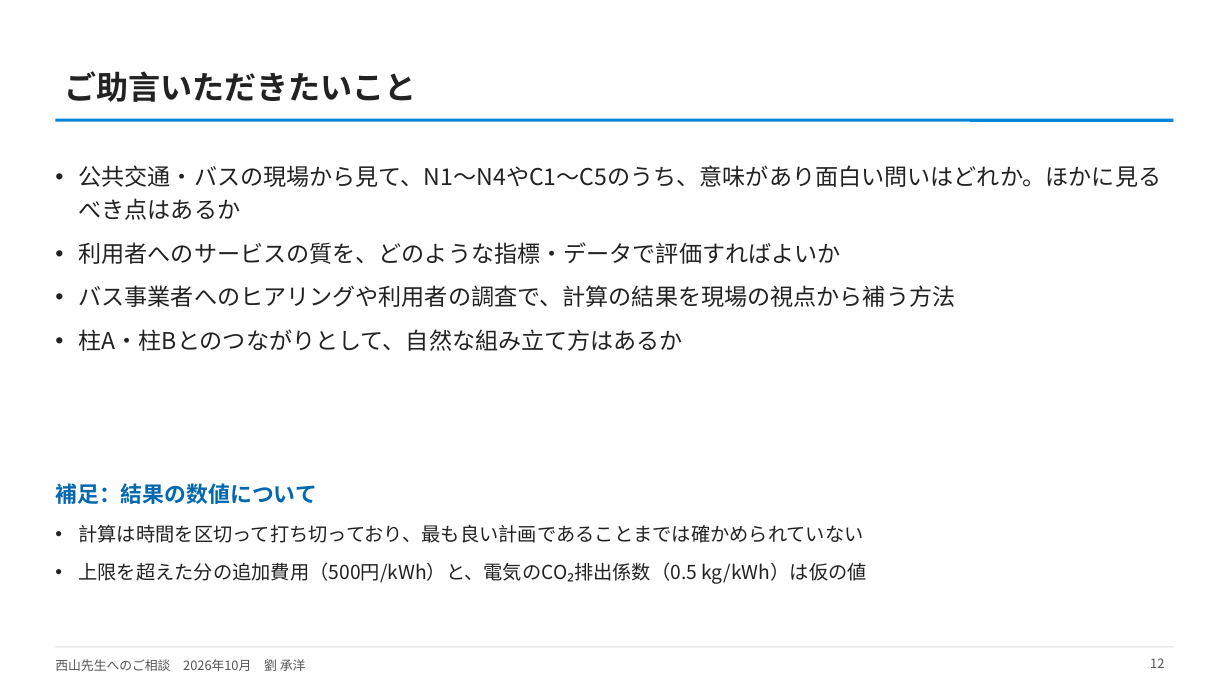
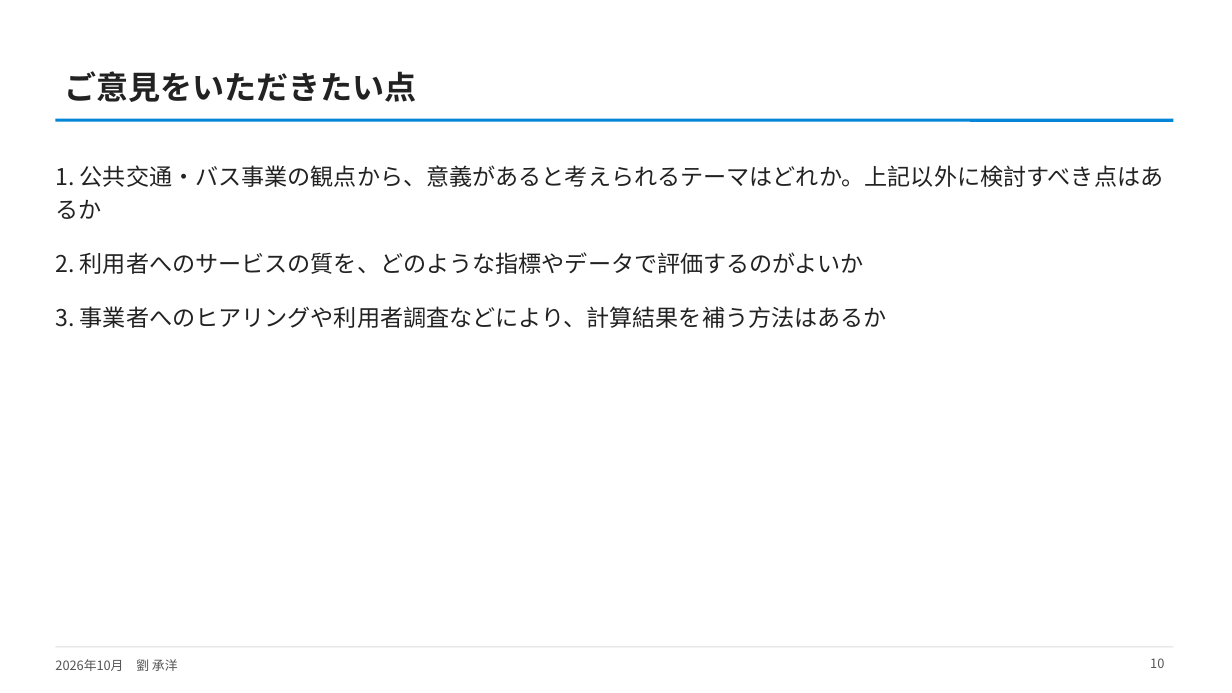
Before and after one commit to CYLIU2003/master-course, a slide deck: slide 10 of outcome/2026-10-21_nishiyama_consult/西山先生へのご相談_研究の現状と軸C_v2.pptx (slide 12 before the commit). Drawn at 1232x693 pixels with LibreOffice and Linux fonts; fonts in the diff are those of the drawing. Boxes give left, top, right and bottom in pixels: in the first picture for what was removed or moved away, otherwise in the second. Text is boxed around its words. In the diff, an @@ line names an element or a change of style, - is before the commit and + after.

```diff
--- a/outcome/2026-10-21_nishiyama_consult/西山先生へのご相談_研究の現状と軸C_v2.pptx
+++ b/outcome/2026-10-21_nishiyama_consult/西山先生へのご相談_研究の現状と軸C_v2.pptx
@@ title at bbox=[65, 71, 417, 102]: text changed @@
-ご助言いただきたいこと
+ご意見をいただきたい点
@@ text at bbox=[55, 165, 1164, 328]: text changed @@
-• 公共交通・バスの現場から見て、N1〜N4やC1〜C5のうち、意味があり面白い問いはどれか。ほかに見るべき点はあるか
-• 利用者へのサービスの質を、どのような指標・データで評価すればよいか
-• バス事業者へのヒアリングや利用者の調査で、計算の結果を現場の視点から補う方法
-• 柱A・柱Bとのつながりとして、自然な組み立て方はあるか
+1. 公共交通・バス事業の観点から、意義があると考えられるテーマはどれか。上記以外に検討すべき点はあるか
+2. 利用者へのサービスの質を、どのような指標やデータで評価するのがよいか
+3. 事業者へのヒアリングや利用者調査などにより、計算結果を補う方法はあるか
@@ text removed at bbox=[55, 483, 317, 504] @@
-補足：結果の数値について
@@ text removed at bbox=[79, 524, 867, 584] @@
-• 計算は時間を区切って打ち切っており、最も良い計画であることまでは確かめられていない
-• 上限を超えた分の追加費用（500円/kWh）と、電気のCO₂排出係数（0.5 kg/kWh）は仮の値
@@ text at bbox=[55, 659, 178, 671]: text changed @@
-西山先生へのご相談 2026年10月 劉 承洋
+2026年10月 劉 承洋
@@ page number at bbox=[1150, 658, 1164, 668]: text changed @@
-12
+10
```
Also in this commit, not shown: 8 other slides changed, 2 slides added, 4 slides removed, 1 other file.
